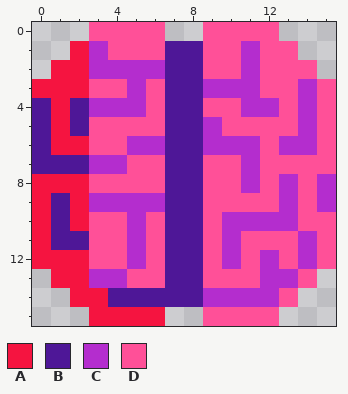
One commit to this pixel-art sprite: images/icon-16.png. The picture above is the old version.
The file is 16x16 pixels.
Palette (. is transparent): A #f51440  B #4e1797  C #b42dce  D #ff5098
Pixels before, first column x 0:
 0 ...DDDD..DDDD...
 1 ..ACDDDBBDDCDD..
 2 .AACCCCBBDDCDDD.
 3 AAADDCDBBCCCDDCD
 4 BABCCCDBBDDCCDCD
 5 BABDDDDBBCDDDDCD
 6 BAADDCCBBCCCDCCD
 7 BBBCCDDBBDDCDDDD
 8 AAADDDDBBDDCDCDC
 9 ABACCCCBBDDDDCDC
10 ABADDCDBBDCCCCDD
11 ABBDDCDBBDCDDDCD
12 AAADDCDBBDCDCDCD
13 .AACCDDBBDDDCCD.
14 ..AABBBBBCCCCD..
15 ...AAAA..DDDD...
After the commit:
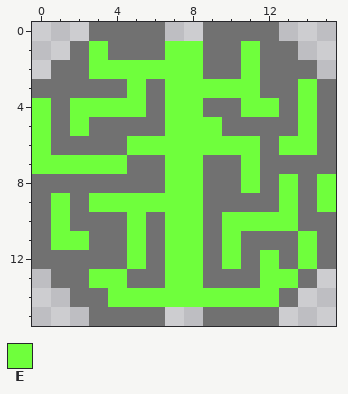
Colours new in this view: E #6fff3c
Diff:
colour D: #ff5098 -> #717171
y 1: x 2..3 AC -> DE; x 7..8 BB -> EE; x 11 C -> E
y 2: x 1..8 AACCCCBB -> DDEEEEEE; x 11 C -> E
y 3: x 0..2 AAA -> DDD; x 5 C -> E; x 7..11 BBCCC -> EEEEE; x 14 C -> E
y 4: x 0..5 BABCCC -> EDEEEE; x 7..8 BB -> EE; x 11..12 CC -> EE; x 14 C -> E
y 5: x 0..2 BAB -> EDE; x 7..9 BBC -> EEE; x 14 C -> E
y 6: x 0..2 BAA -> EDD; x 5..11 CCBBCCC -> EEEEEEE; x 13..14 CC -> EE
y 7: x 0..4 BBBCC -> EEEEE; x 7..8 BB -> EE; x 11 C -> E
y 8: x 0..2 AAA -> DDD; x 7..8 BB -> EE; x 11 C -> E; x 13 C -> E; x 15 C -> E
y 9: x 0..8 ABACCCCBB -> DEDEEEEEE; x 13 C -> E; x 15 C -> E
y 10: x 0..2 ABA -> DED; x 5 C -> E; x 7..8 BB -> EE; x 10..13 CCCC -> EEEE
y 11: x 0..2 ABB -> DEE; x 5 C -> E; x 7..8 BB -> EE; x 10 C -> E; x 14 C -> E
y 12: x 0..2 AAA -> DDD; x 5 C -> E; x 7..8 BB -> EE; x 10 C -> E; x 12 C -> E; x 14 C -> E
y 13: x 1..4 AACC -> DDEE; x 7..8 BB -> EE; x 12..13 CC -> EE
y 14: x 2..12 AABBBBBCCCC -> DDEEEEEEEEE
y 15: x 3..6 AAAA -> DDDD
Boxes around the changes in both pictures, in picture pixels (x1, y1, x2, y2):
changed: (32, 22, 336, 326)
